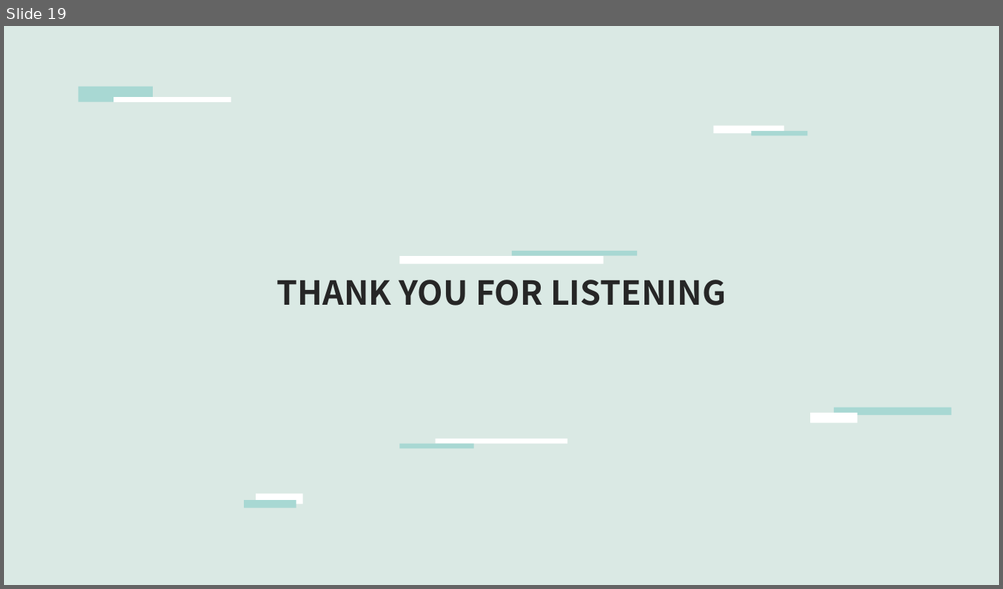
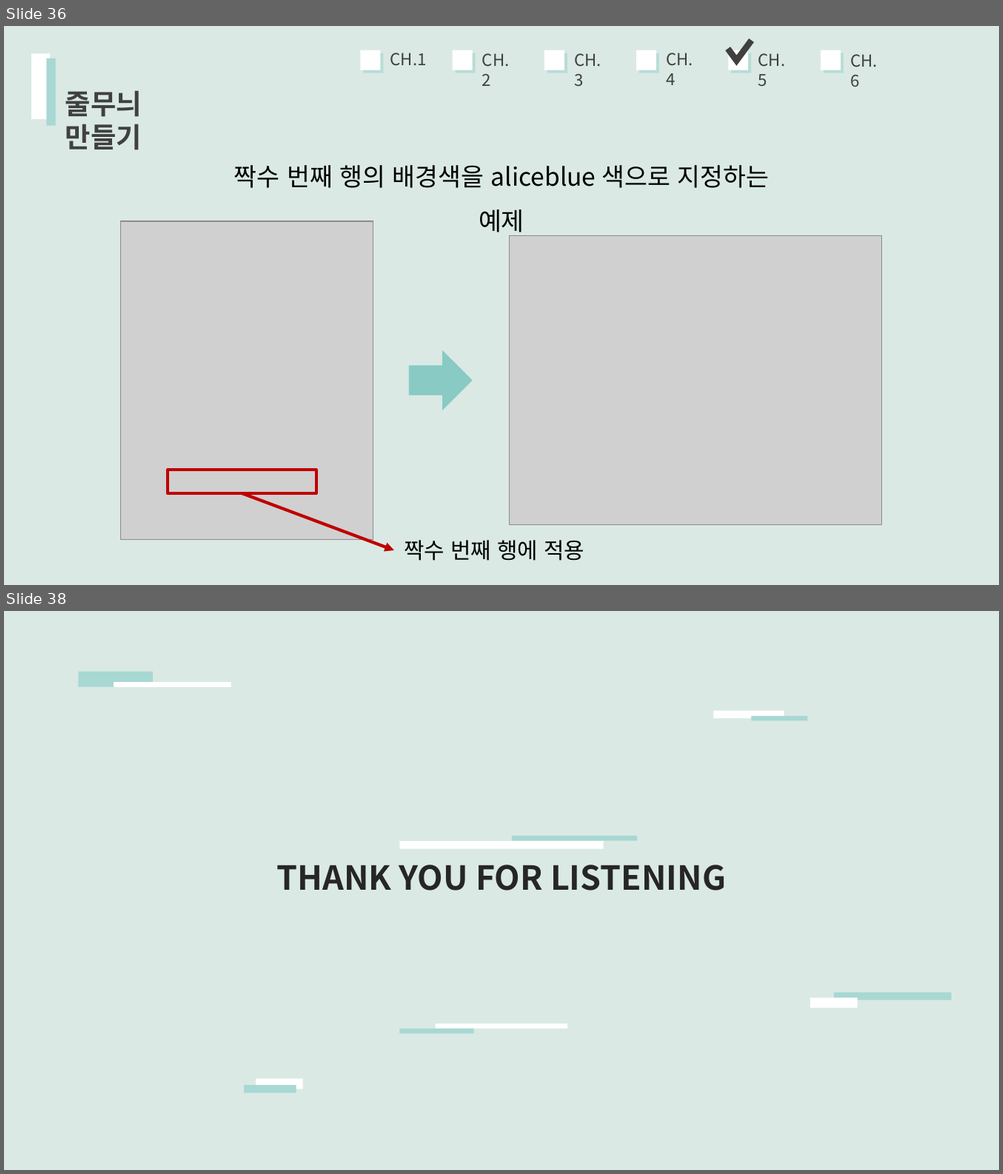
Before and after one commit to Hamyeeun/Wep, a slide deck: 고급CSS발표자료.pptx. Shown one above the other, each under a label of ours: slide 19 before the commit, slides 36 and 38 after it; the slides between them are not shown. The pictures are 1003x589 and 1003x1174 pixels, drawn with LibreOffice and Linux fonts; fonts in the diff are those of the drawing; grey boxes stand for pictures. Boxes give left, top, right and bottom in pixels: in the first picture for what was removed or moved away, otherwise in the second. Text is boxed around its words. In the diff, an @@ line names an element or a change of style, - is before the commit and + after.

```diff
--- a/고급CSS발표자료.pptx
+++ b/고급CSS발표자료.pptx
@@ slide 36 added at box(4, 26, 999, 585), background #DAE9E4 @@
@@ freeform shape added at box(728, 40, 752, 60), outline #404040 4.5 pt @@
@@ rectangle added at box(32, 54, 51, 119), fill #FFFFFF @@
@@ rectangle added at box(47, 59, 56, 127), fill #A8D8D3 @@
@@ text added at box(390, 53, 427, 66), 12 pt, text #404040 @@
+CH.1
@@ text added at box(482, 53, 509, 86), 12 pt, text #404040 @@
+CH.2
@@ text added at box(574, 53, 601, 87), 12 pt, text #404040 @@
+CH.3
@@ text added at box(666, 53, 693, 85), 12 pt, text #404040 @@
+CH.4
@@ group added at box(360, 50, 748, 70): 5 rectangles @@
@@ text added at box(758, 53, 785, 87), 12 pt, text #404040 @@
+CH.5
@@ rectangle added at box(820, 50, 840, 70), fill #FFFFFF @@
@@ text added at box(850, 54, 877, 87), 12 pt, text #404040 @@
+CH.6
@@ text added at box(65, 90, 142, 150), 20 pt, text #404040, bold @@
+줄무늬 만들기
@@ text added at box(234, 165, 768, 188), 18 pt, text #000000 @@
+짝수 번째 행의 배경색을 aliceblue 색으로 지정하는 예제
@@ picture added at box(120, 221, 372, 540) @@
@@ picture added at box(509, 236, 881, 526) @@
@@ right arrow added at box(409, 350, 472, 410), fill #89CAC4 @@
@@ rectangle added at box(167, 471, 316, 494), outline #C00000 2 pt @@
@@ arrow added from (242, 494) to (394, 551), #C00000 2.25 pt @@
@@ text added at box(404, 540, 584, 561), 16 pt, text #000000 @@
+짝수 번째 행에 적용
@@ what was slide 19 is now slide 38 @@
```
Also in this commit, not shown: 18 other slides added.
